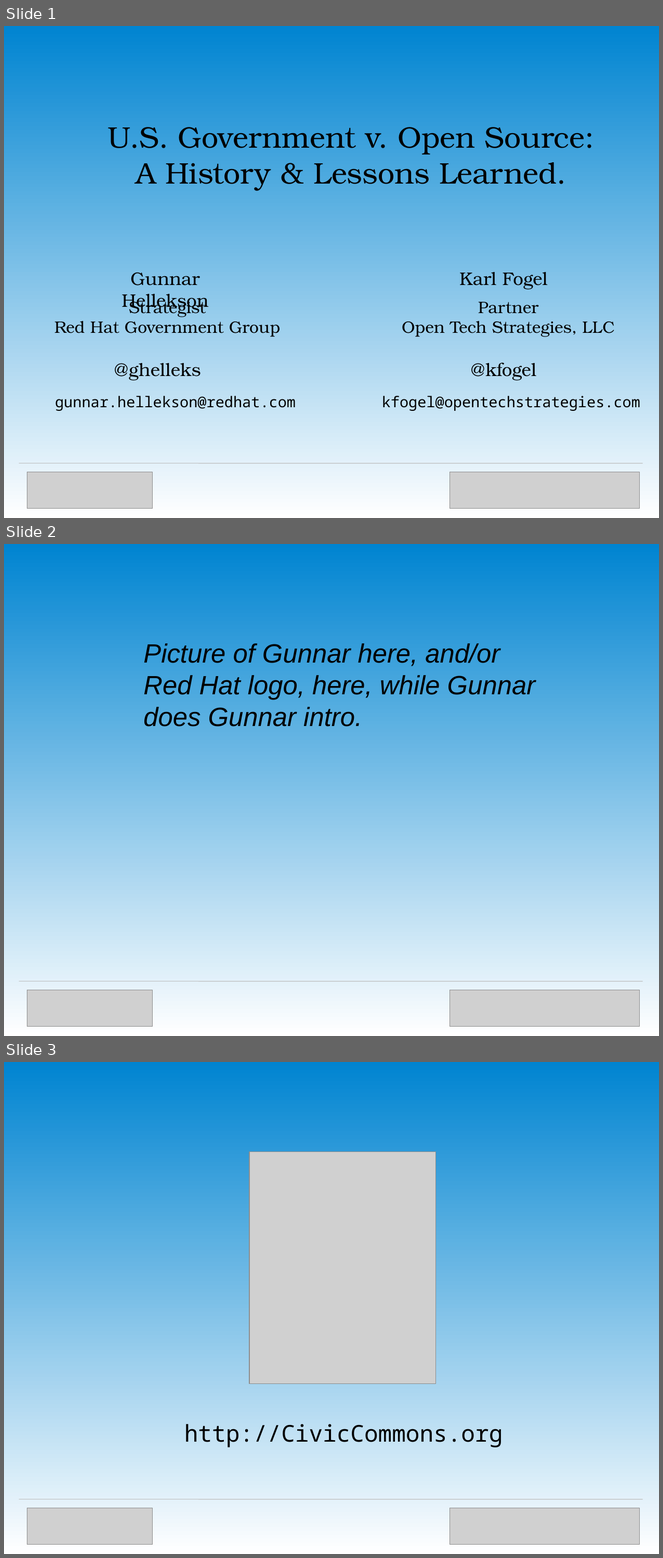
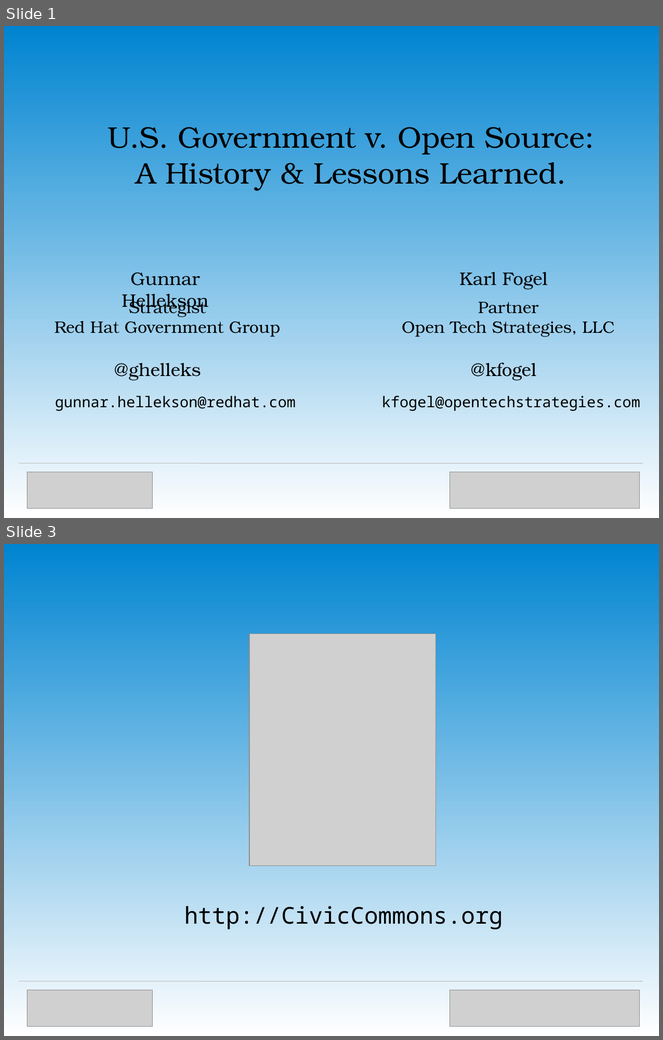
Before and after one commit to OpenTechStrategies/timelines, a slide deck: us-govt-open-source.odp. Shown one above the other, each under a label of ours: slides 1, 2 and 3 before the commit, slides 1 and 3 after it; the slides between them are not shown. The pictures are 663x1558 and 663x1040 pixels, drawn with LibreOffice and Linux fonts; fonts in the diff are those of the drawing; grey boxes stand for pictures. Boxes give left, top, right and bottom in pixels: in the first picture for what was removed or moved away, otherwise in the second. Text is boxed around its words. In the diff, an @@ line names an element or a change of style, - is before the commit and + after.

Commit message:
Commit up after first OSCON mtg with Gunnar.

```diff
--- a/us-govt-open-source.odp
+++ b/us-govt-open-source.odp
@@ slide 2 removed at [4,544,659,1036], background gradient #0084D1 to #FFFFFF @@
@@ text removed at [143,643,535,727] @@
-Picture of Gunnar here, and/or Red Hat logo, here, while Gunnar does Gunnar intro.
@@ line removed from (19, 981) to (643, 981) @@
@@ picture removed at [27,990,153,1026] @@
@@ picture removed at [450,990,639,1026] @@
```
Also in this commit, not shown: 8 slides added, 1 other slide removed, 2 other files.
